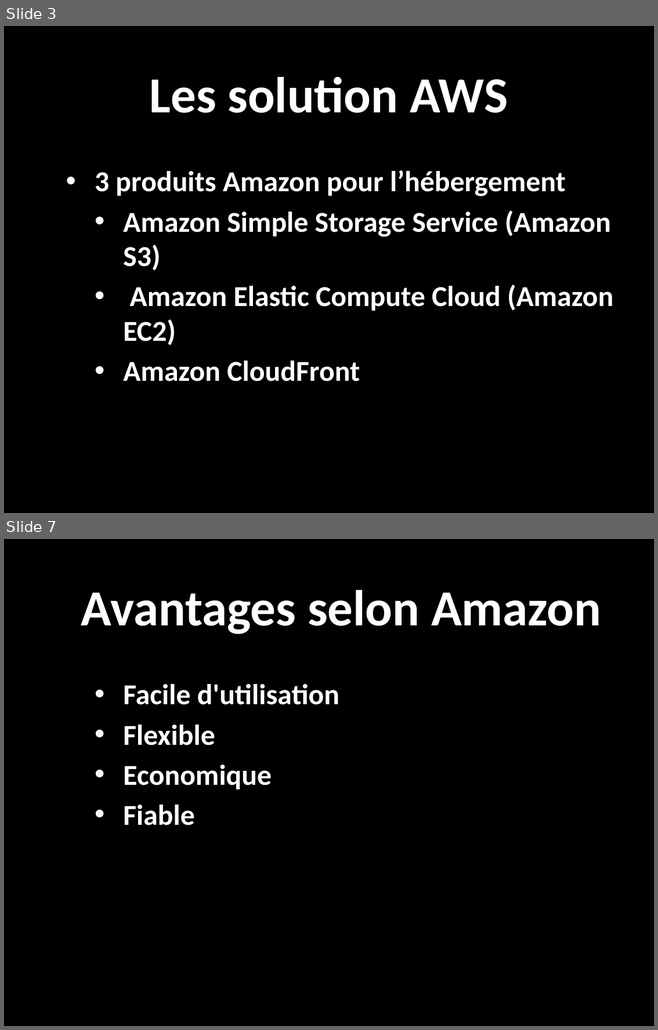
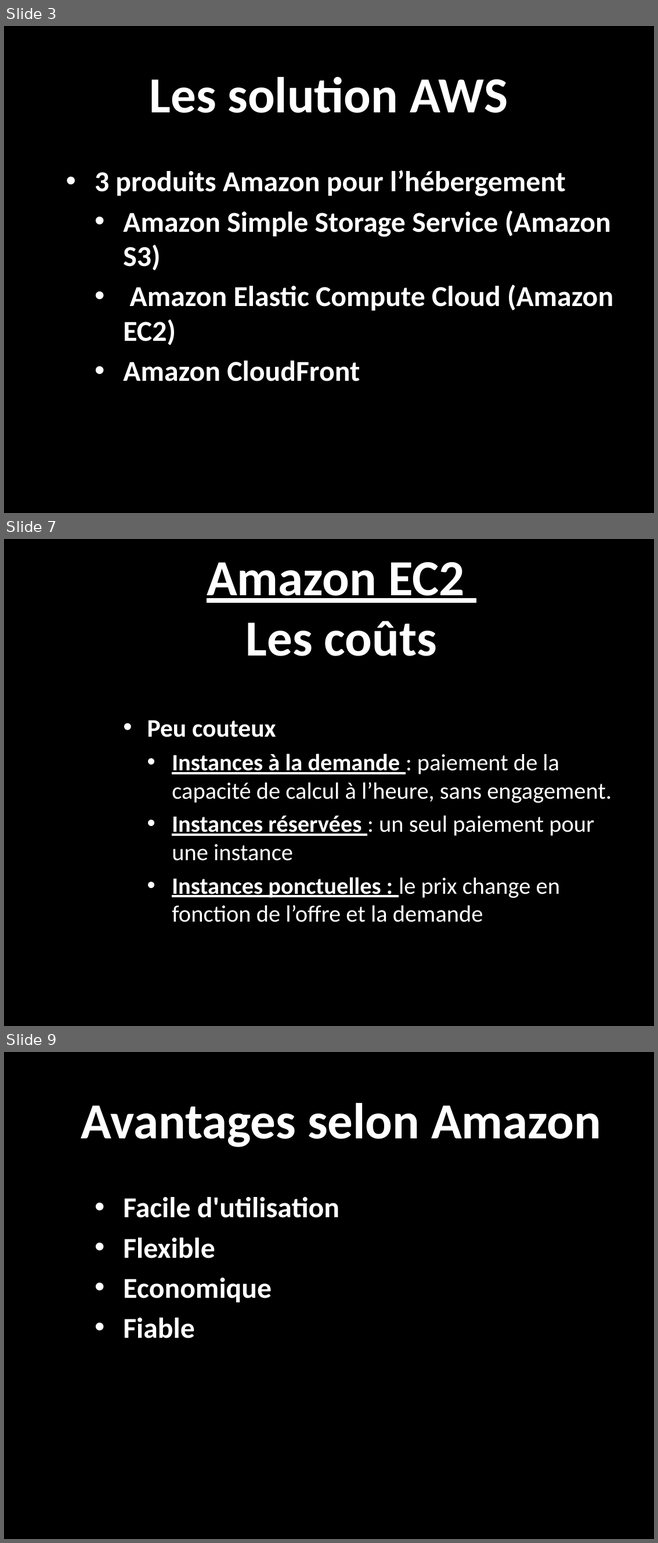
Before and after one commit to romfret/TLC, a slide deck: AWS - Media Hosting.pptx. Shown one above the other, each under a label of ours: slides 3 and 7 before the commit, slides 3, 7 and 9 after it; the slides between them are not shown. The pictures are 658x1030 and 658x1543 pixels, drawn with LibreOffice and Linux fonts; fonts in the diff are those of the drawing; background and template pictures are left out. Boxes give left, top, right and bottom in pixels: in the first picture for what was removed or moved away, otherwise in the second. Text is boxed around its words. In the diff, an @@ line names an element or a change of style, - is before the commit and + after.

```diff
--- a/AWS - Media Hosting.pptx
+++ b/AWS - Media Hosting.pptx
@@ slide 7 added at [4,539,654,1026], background picture (left out) @@
@@ title added at [206,562,464,656], 56 pt, text #FFFFFF, bold, underline @@
+Amazon EC2
+Les coûts
@@ text added at [147,720,611,922], 26 pt, text #FFFFFF @@
+    • Peu couteux
+      • Instances à la demande : paiement de la capacité de calcul à l’heure, sans engagement.
+      • Instances réservées : un seul paiement pour une instance
+      • Instances ponctuelles : le prix change en fonction de l’offre et la demande
@@ what was slide 7 is now slide 9 @@
```
Also in this commit, not shown: 3 slides changed, 2 other slides added.
